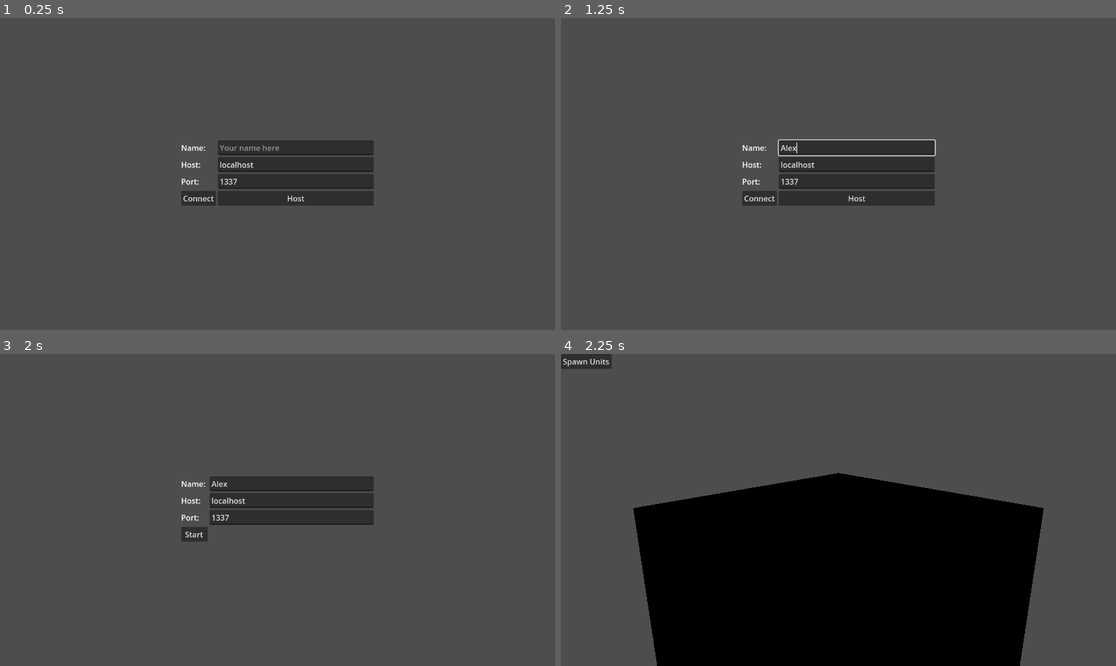
Above: before the commit, frames 1-4 (two rows, left to right).
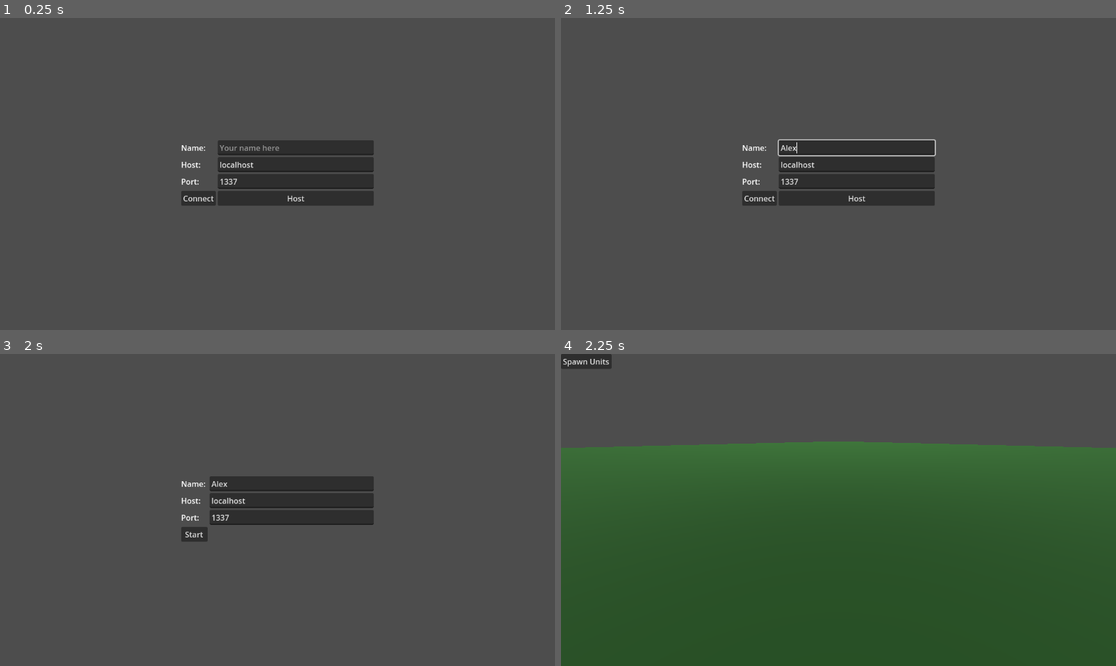
Above: after the commit, the same moments.

Repository: chamelopi/multiplayer-poc-gd
Game: Godot game, scene res://ConnectScene.tscn
Same seed, same stepped clock (60 frames per second), same inputs: the game is played once before the commit and once after it.
Inputs (mouse positions are in pixels of both pictures, inside the frame that each line leads up to):
- Up to frame 1 (0.25 s): no input
- Up to frame 2 (1.25 s): click (855, 149) at 0.52 s; type "Alex" at 0.6 s
- Up to frame 3 (2 s): click "Host" at 1.25 s
- Up to frame 4 (2.25 s): click "Start" at 2 s

Frames 1-3 are identical in both runs. In frame 4, 71% of the frame differs, in the area x 0-100%, y 28-100%.

Commit message:
Add unit movement script & light

Diff:
--- a/Game.gd
+++ b/Game.gd
@@ -23,6 +23,7 @@
 	var msg = AcceptDialog.new()
 	msg.dialog_text = "Disconnected from server! Exiting game..."
 	msg.confirmed.connect(exit_game)
+	msg.canceled.connect(exit_game)
 	add_child(msg)
 	msg.show()
 
@@ -59,6 +60,7 @@
 	for i in range(100):
 		var unit = unit_scene.instantiate()
 		unit.position.z = randf_range(-15.0, 15.0)
+		unit.position.y = 1.0
 		unit.position.x = randf_range(-15.0, 15.0)
 		# For now, these have server authority
 		unit.set_multiplayer_authority(1)
--- a/MainScene.tscn
+++ b/MainScene.tscn
@@ -3,7 +3,7 @@
 [ext_resource type="Script" path="res://Game.gd" id="1_8stwa"]
 
 [sub_resource type="PlaneMesh" id="PlaneMesh_g7n02"]
-size = Vector2(15, 15)
+size = Vector2(200, 200)
 
 [sub_resource type="StandardMaterial3D" id="StandardMaterial3D_ck7gq"]
 albedo_color = Color(0.180392, 0.407843, 0.164706, 1)
@@ -27,7 +27,7 @@
 spawn_path = NodePath(".")
 spawn_limit = 100000
 
-[node name="MeshInstance3D" type="MeshInstance3D" parent="."]
+[node name="GroundPlane" type="MeshInstance3D" parent="."]
 mesh = SubResource("PlaneMesh_g7n02")
 surface_material_override/0 = SubResource("StandardMaterial3D_ck7gq")
 
@@ -38,4 +38,7 @@
 transform = Transform3D(1, 0, 0, 0, 0.939693, 0.34202, 0, -0.34202, 0.939693, 0, 0, 0)
 current = true
 
+[node name="DirectionalLight3D" type="DirectionalLight3D" parent="."]
+transform = Transform3D(0.789149, 0.0473672, 0.612372, -0.433013, 0.75, 0.5, -0.435596, -0.65974, 0.612372, 100, 80, 100)
+
 [connection signal="pressed" from="UI/SpawnButton" to="." method="_on_spawn_button_pressed"]
--- /dev/null
+++ b/Unit.gd
@@ -0,0 +1,28 @@
+extends CharacterBody3D
+
+
+const SPEED = 100.0
+var moving = false
+var direction: Vector2
+var moved = 0.0
+
+
+func _process(delta):
+	# Only need to run this on the server, it will get synced to the client automatically
+	if multiplayer and multiplayer.get_unique_id() == 1:
+		if not moving:
+			var rand_angle = randf() * PI * 2
+			direction = Vector2(sin(rand_angle), cos(rand_angle)).normalized()
+			moving = true
+		else:
+			velocity.x = direction.x * SPEED * delta
+			velocity.z = direction.y * SPEED * delta
+
+			moved += delta
+
+			if moved >= 2.0:
+				moving = false
+				moved = 0.0
+				velocity = Vector3(0, 0, 0)
+
+			move_and_slide()
--- a/Unit.tscn
+++ b/Unit.tscn
@@ -1,4 +1,6 @@
-[gd_scene load_steps=4 format=3 uid="uid://csijyqwfh6iy1"]
+[gd_scene load_steps=5 format=3 uid="uid://csijyqwfh6iy1"]
+
+[ext_resource type="Script" path="res://Unit.gd" id="1_qndds"]
 
 [sub_resource type="CapsuleMesh" id="CapsuleMesh_81abd"]
 
@@ -15,12 +17,14 @@
 properties/1/watch = false
 
 [node name="Unit" type="CharacterBody3D"]
+script = ExtResource("1_qndds")
 
 [node name="MeshInstance3D" type="MeshInstance3D" parent="."]
 mesh = SubResource("CapsuleMesh_81abd")
 
 [node name="CollisionShape3D" type="CollisionShape3D" parent="."]
 shape = SubResource("CapsuleShape3D_wnypj")
+disabled = true
 
 [node name="MultiplayerSynchronizer" type="MultiplayerSynchronizer" parent="."]
 replication_config = SubResource("SceneReplicationConfig_xmyj2")
